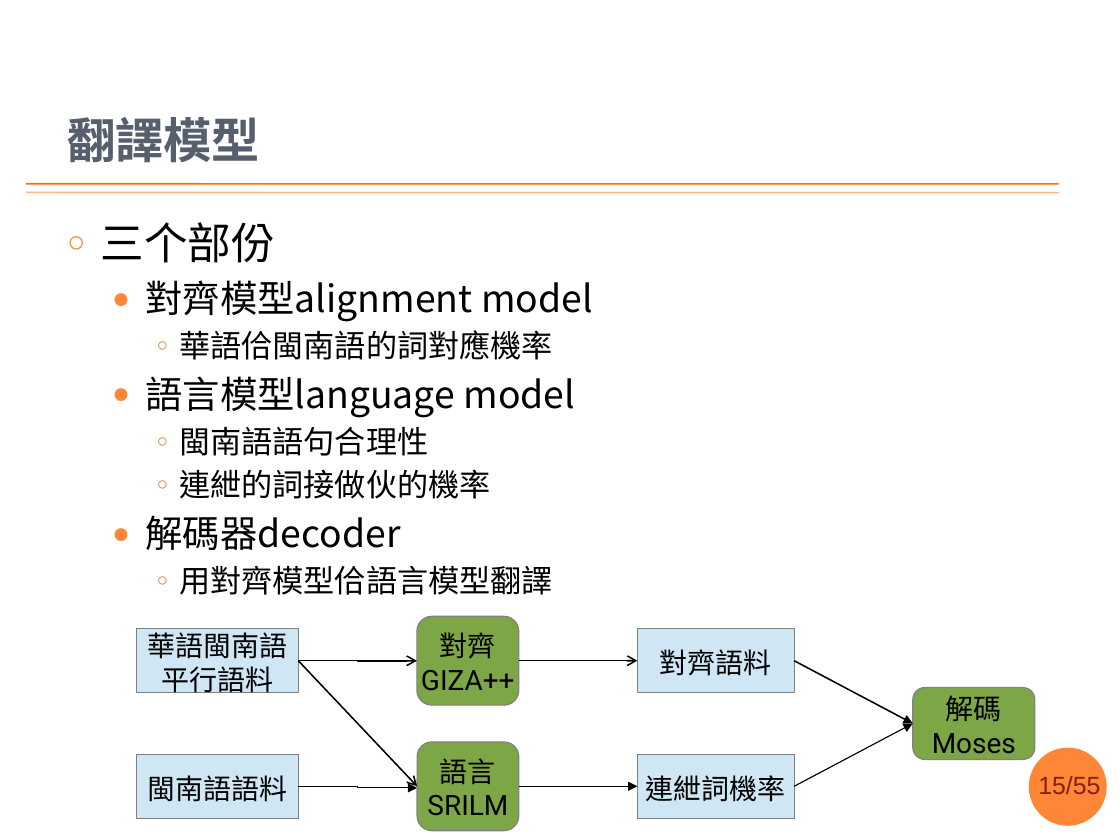
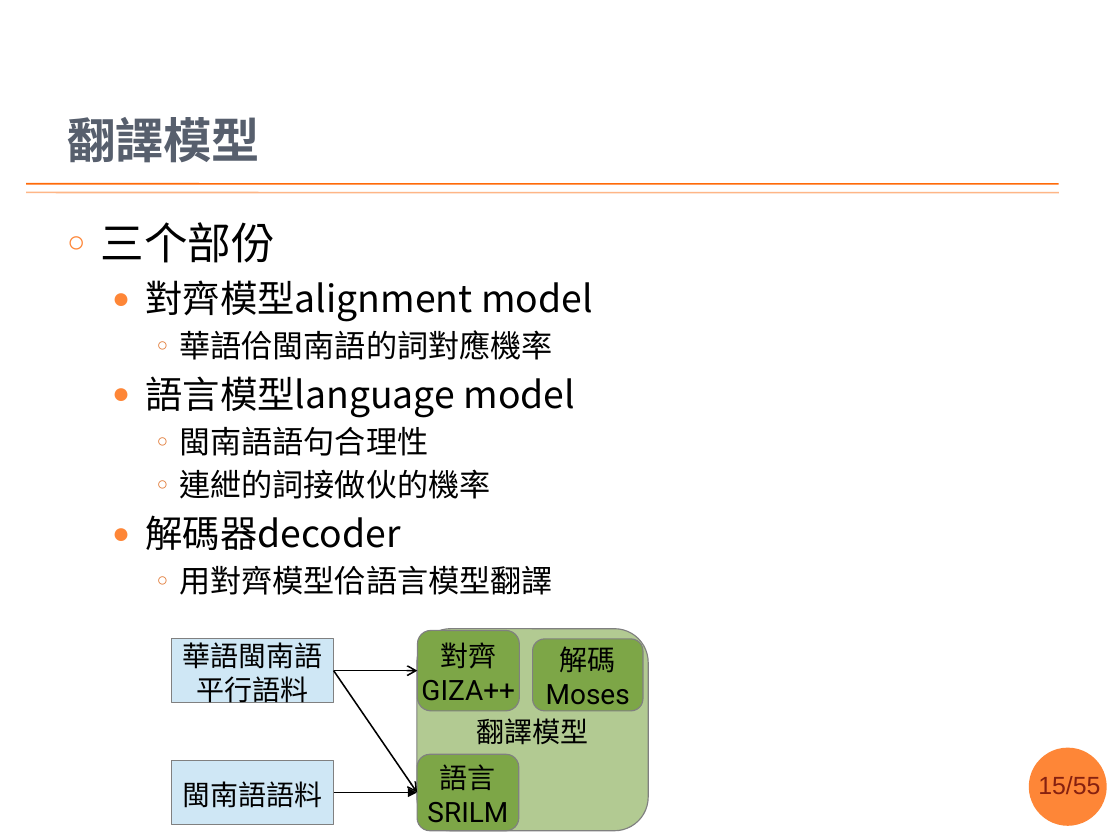
Before and after one commit to sih4sing5hong5/po3-ko3_tau5-iann2-phinn3, a slide deck: slide 15 of 翻譯報告.pptx. Drawn at 1120x840 pixels with LibreOffice and Linux fonts; fonts in the diff are those of the drawing; background and template pictures are left out. Boxes give left, top, right and bottom in pixels: in the first picture for what was removed or moved away, otherwise in the second. Text is boxed around its words. In the diff, an @@ line names an element or a change of style, - is before the commit and + after.

```diff
--- a/翻譯報告.pptx
+++ b/翻譯報告.pptx
@@ rounded rectangle added at <box>417,628,647,830</box>, fill #7DA647 at 59% opacity, outline #808080 0.75 pt, 18 pt, text #000000 @@
+翻譯模型
@@ rectangle "華語閩南語": place and size @@
-rectangle "華語閩南語" at <box>137,628,298,692</box>
+rectangle "華語閩南語" at <box>172,638,334,702</box>
@@ rounded rectangle "對齊": place and size @@
-rounded rectangle "對齊" at <box>417,616,519,704</box>
+rounded rectangle "對齊" at <box>418,631,520,711</box>
@@ rounded rectangle "解碼": place and size @@
-rounded rectangle "解碼" at <box>913,688,1035,759</box>
+rounded rectangle "解碼" at <box>532,638,643,710</box>
@@ arrow moved from (298, 661) - (417, 786) to (334, 671) - (417, 793) @@
@@ elbow arrow moved from (298, 661) - (417, 661) to (334, 671) - (418, 671) @@
@@ group removed at <box>519,628,913,819</box>: 4 arrows, 2 rectangles @@
-連紲詞機率
-對齊語料
@@ rectangle "閩南語語料": place and size @@
-rectangle "閩南語語料" at <box>137,754,298,818</box>
+rectangle "閩南語語料" at <box>172,760,334,824</box>
@@ rounded rectangle "語言": place and size @@
-rounded rectangle "語言" at <box>417,741,519,830</box>
+rounded rectangle "語言" at <box>417,754,519,830</box>
@@ elbow arrow moved from (298, 786) - (417, 787) to (334, 793) - (417, 793) @@
```
Also in this commit, not shown: 9 other slides changed, 1 slide removed.
